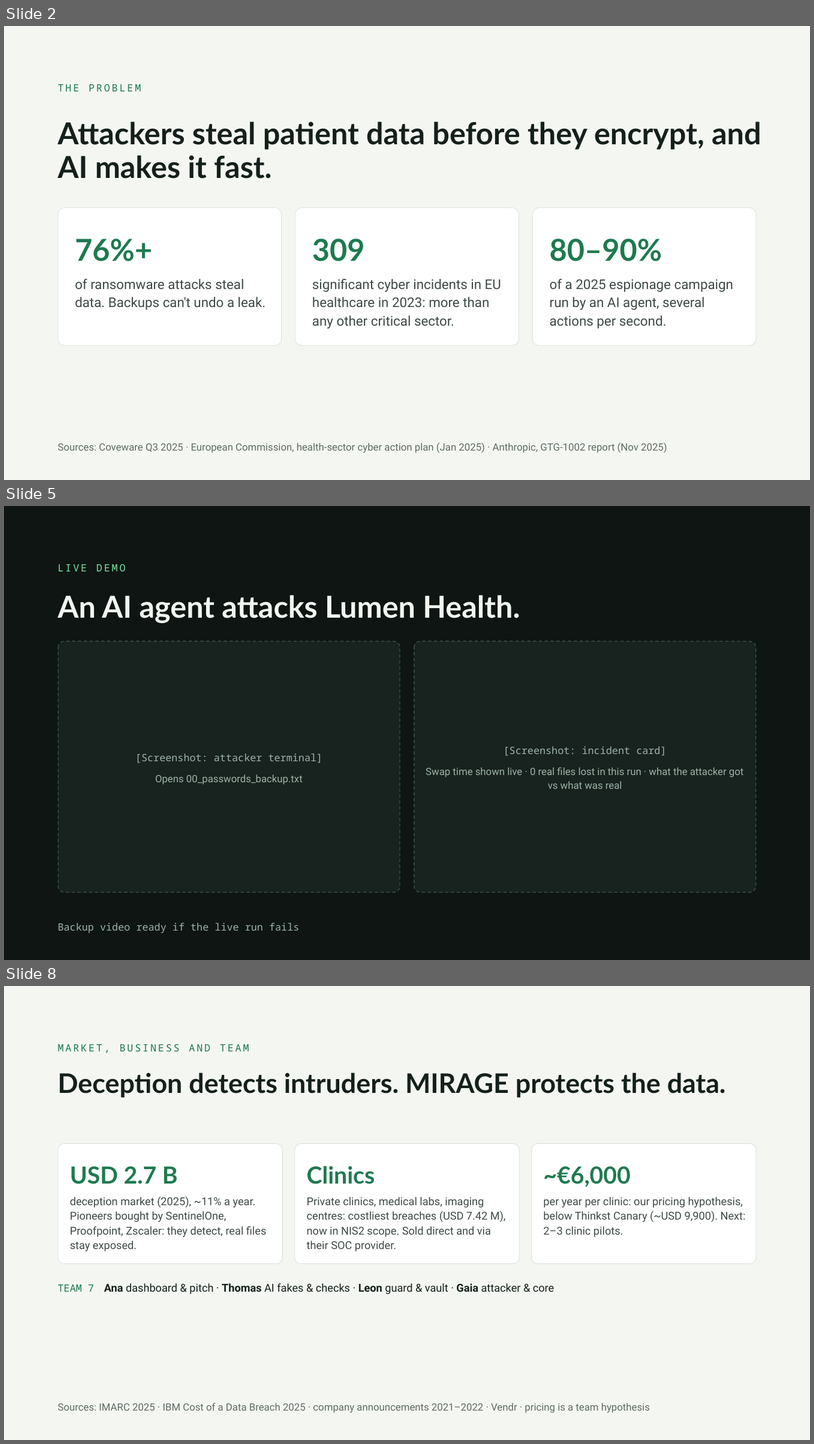
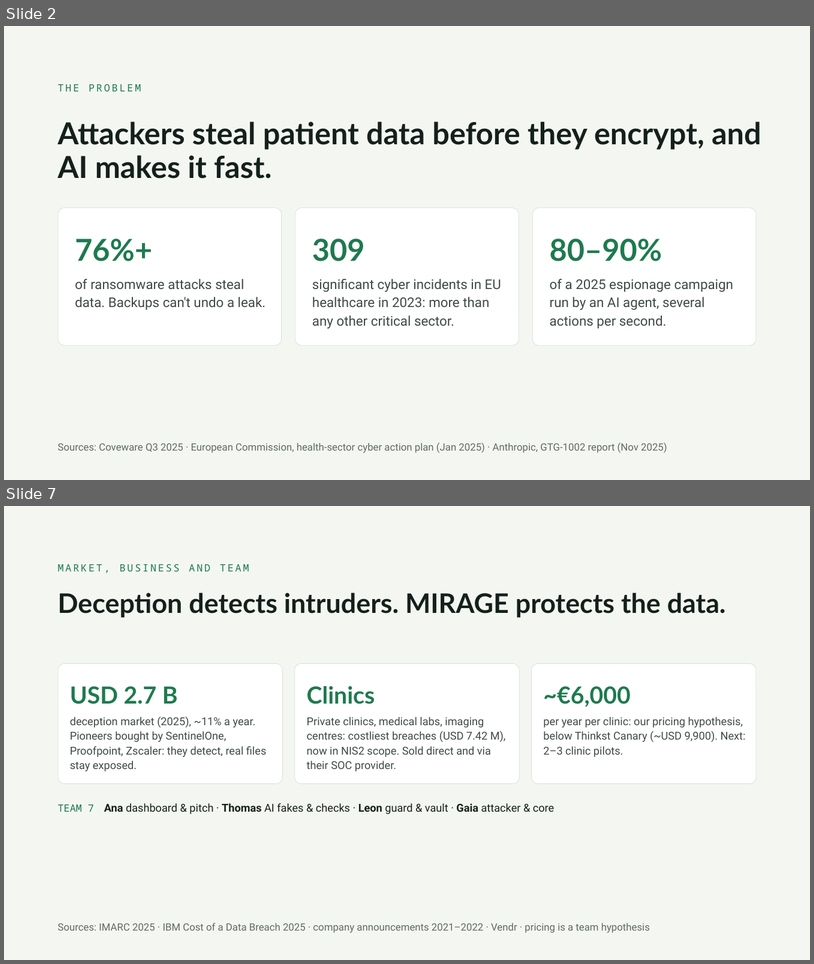
Before and after one commit to gaiaderrico/secure-horizons-team7, a slide deck: docs/pitch/MIRAGE_pitch_5min.pptx. Shown one above the other, each under a label of ours: slides 2, 5 and 8 before the commit, slides 2 and 7 after it; the slides between them are not shown. The pictures are 814x1444 and 814x964 pixels, drawn with LibreOffice and Linux fonts; fonts in the diff are those of the drawing. Boxes give left, top, right and bottom in pixels: in the first picture for what was removed or moved away, otherwise in the second. Text is boxed around its words. In the diff, an @@ line names an element or a change of style, - is before the commit and + after.

Commit message:
Pitch: analyst card slide

```diff
--- a/docs/pitch/MIRAGE_pitch_5min.pptx
+++ b/docs/pitch/MIRAGE_pitch_5min.pptx
@@ slide 5 removed at [4, 506, 810, 960], background #0E1512 @@
@@ text removed at [58, 564, 126, 571] @@
-LIVE DEMO
@@ title removed at [58, 595, 520, 623] @@
-An AI agent attacks Lumen Health.
@@ rounded rectangle removed at [59, 641, 400, 892] @@
@@ rounded rectangle removed at [414, 641, 756, 892] @@
@@ text removed at [135, 753, 323, 763] @@
-[Screenshot: attacker terminal]
@@ text removed at [504, 746, 666, 756] @@
-[Screenshot: incident card]
@@ text removed at [155, 774, 303, 784] @@
-Opens 00_passwords_backup.txt
@@ text removed at [426, 767, 744, 789] @@
-Swap time shown live · 0 real files lost in this run · what the attacker got vs what was real
@@ text removed at [58, 922, 299, 933] @@
-Backup video ready if the live run fails
@@ what was slide 8 is now slide 7 @@
```
Also in this commit, not shown: 5 slides changed.
